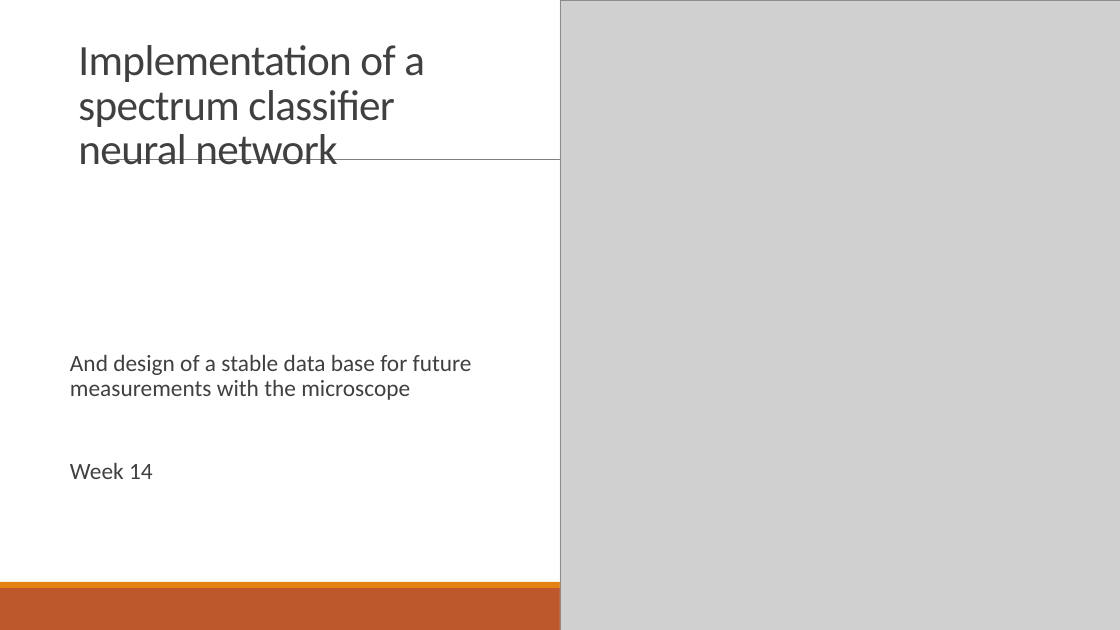
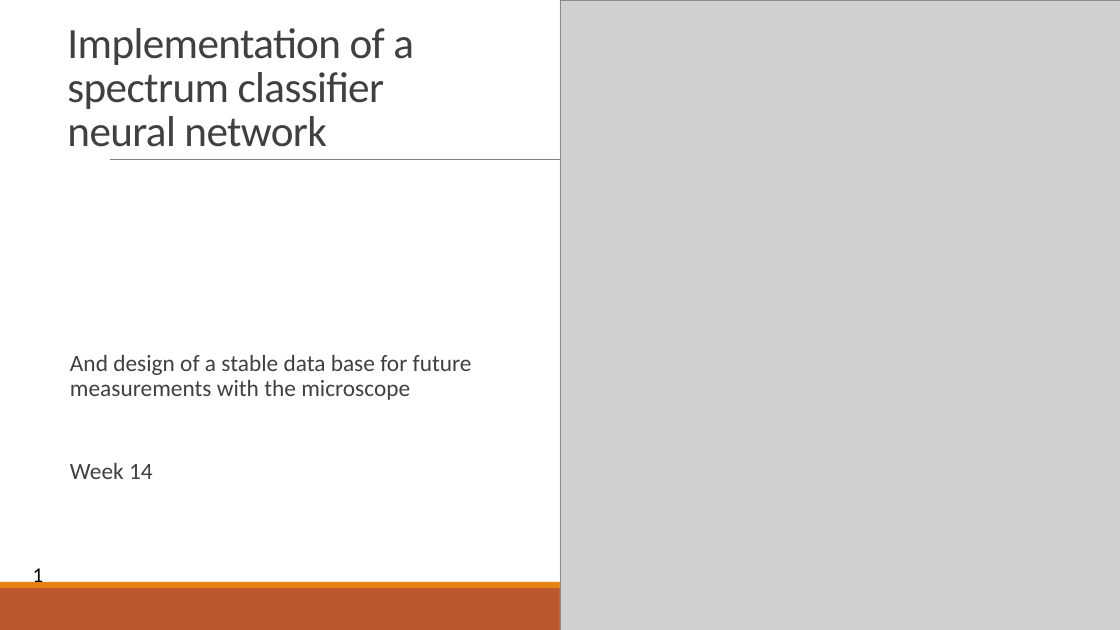
Before and after one commit to blichub/temp_raman_personal, a slide deck: slide 1 of raman_week14-december.pptx. Drawn at 1120x630 pixels with LibreOffice and Linux fonts; fonts in the diff are those of the drawing; grey boxes stand for pictures. Boxes give left, top, right and bottom in pixels: in the first picture for what was removed or moved away, otherwise in the second. Text is boxed around its words. In the diff, an @@ line names an element or a change of style, - is before the commit and + after.

```diff
--- a/raman_week14-december.pptx
+++ b/raman_week14-december.pptx
@@ title "Implementation of a spectrum classifier ...": place and size @@
-title "Implementation of a spectrum classifier ..." at (78,45,425,165)
+title "Implementation of a spectrum classifier ..." at (67,28,414,147)
@@ text added at (33,568,44,588), 18 pt, text #000000 @@
+1
```
Also in this commit, not shown: 8 other slides changed, 1 slide added, 1 slide removed, 1 other file.
